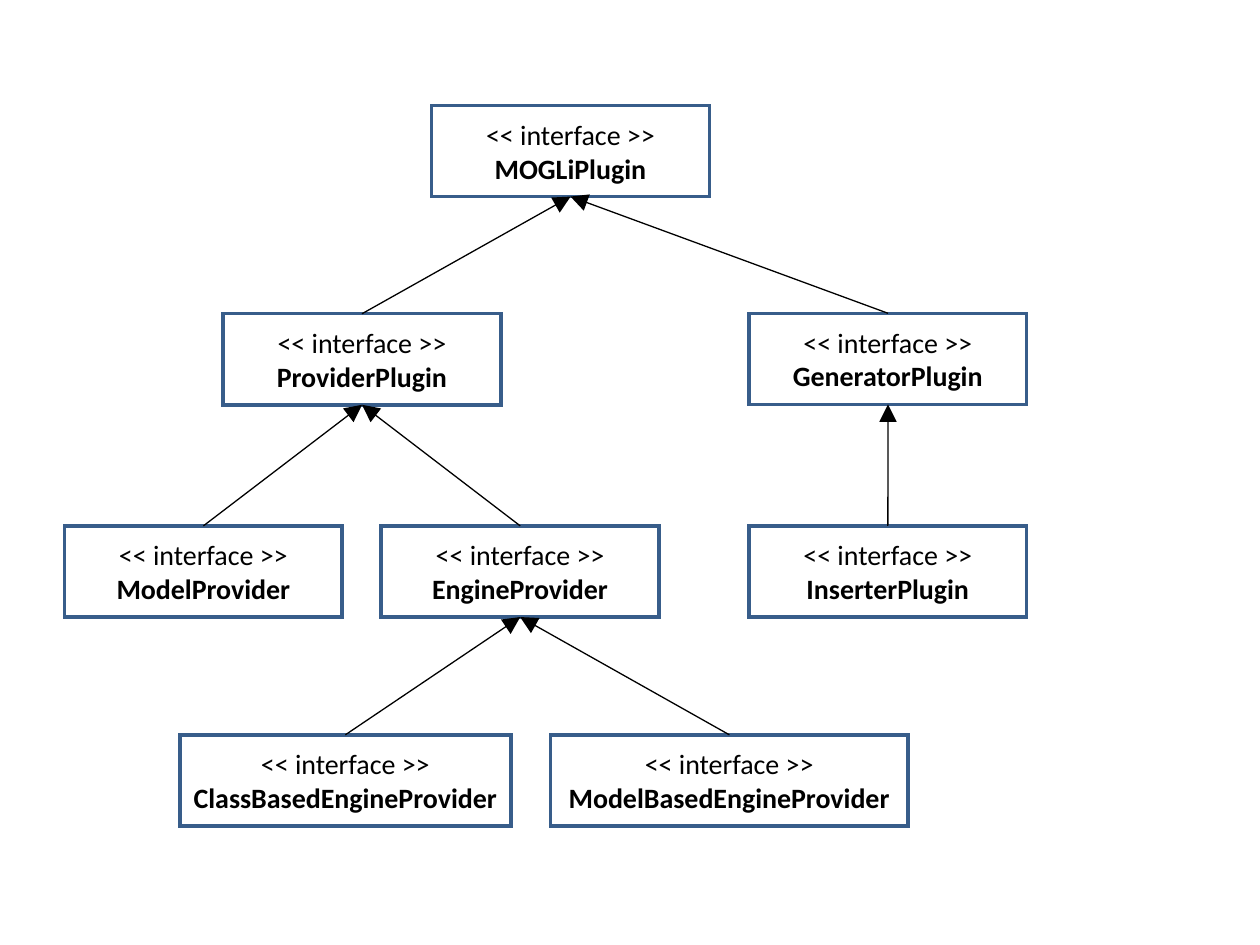
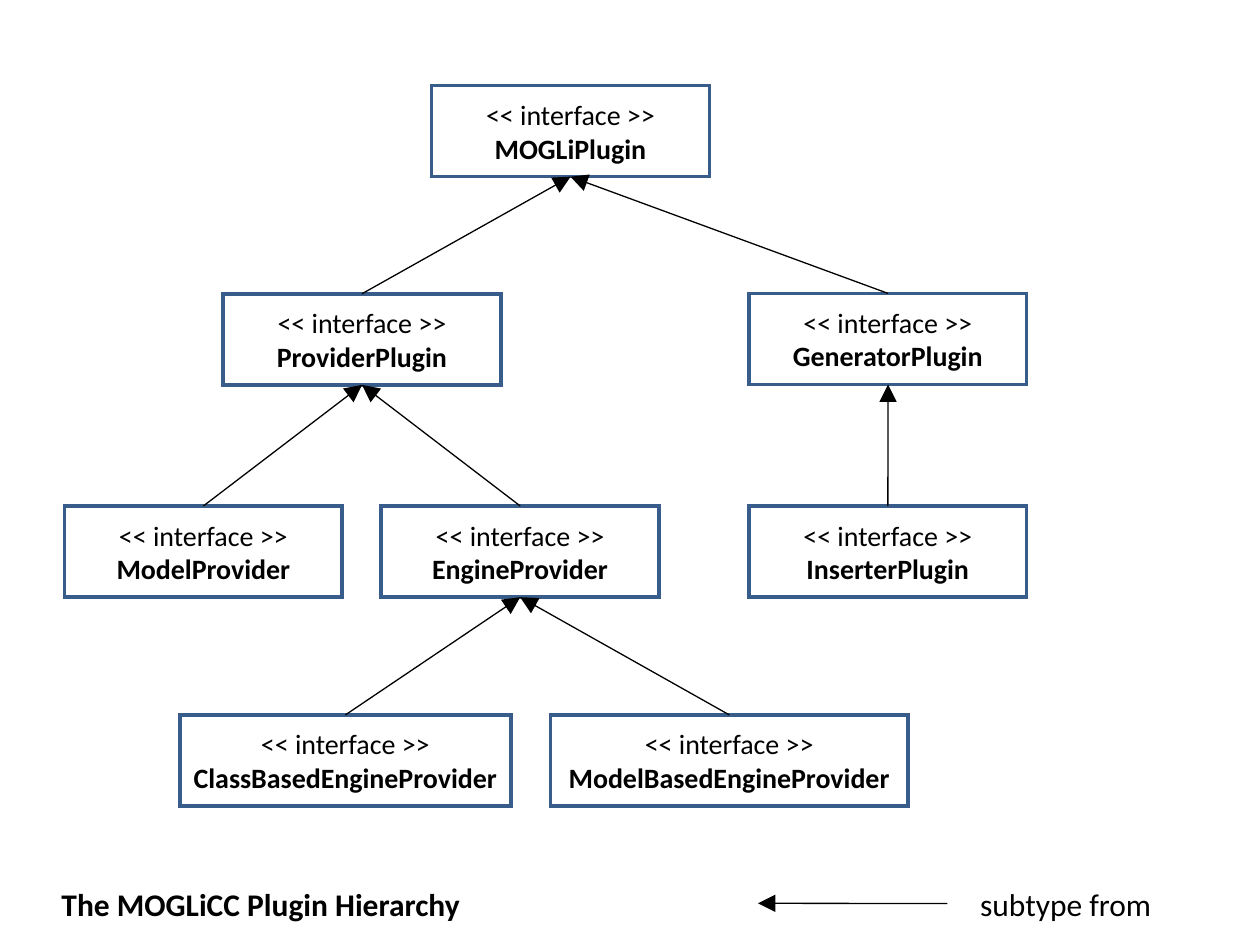
Before and after one commit to iks-gmbh-tools/MOGLiCodeCreator, a slide deck: slide 7 of application/arcPictures/Views.ppt. Drawn at 1260x945 pixels with LibreOffice and Linux fonts; fonts in the diff are those of the drawing. Boxes give left, top, right and bottom in pixels: in the first picture for what was removed or moved away, otherwise in the second. Text is boxed around its words. In the diff, an @@ line names an element or a change of style, - is before the commit and + after.

```diff
--- a/application/arcPictures/Views.ppt
+++ b/application/arcPictures/Views.ppt
@@ 8 rectangles, 7 arrows: place and size @@
-8 rectangles, 7 arrows at [64,106,1026,825]
+8 rectangles, 7 arrows at [64,86,1026,805]
@@ text added at [61,894,1151,922], 18 pt, text #000000, bold @@
+The MOGLiCC Plugin Hierarchy subtype from
@@ arrow added from (948, 903) to (759, 903), #000000 0.74 pt @@
```
Also in this commit, not shown: 2 other files.
